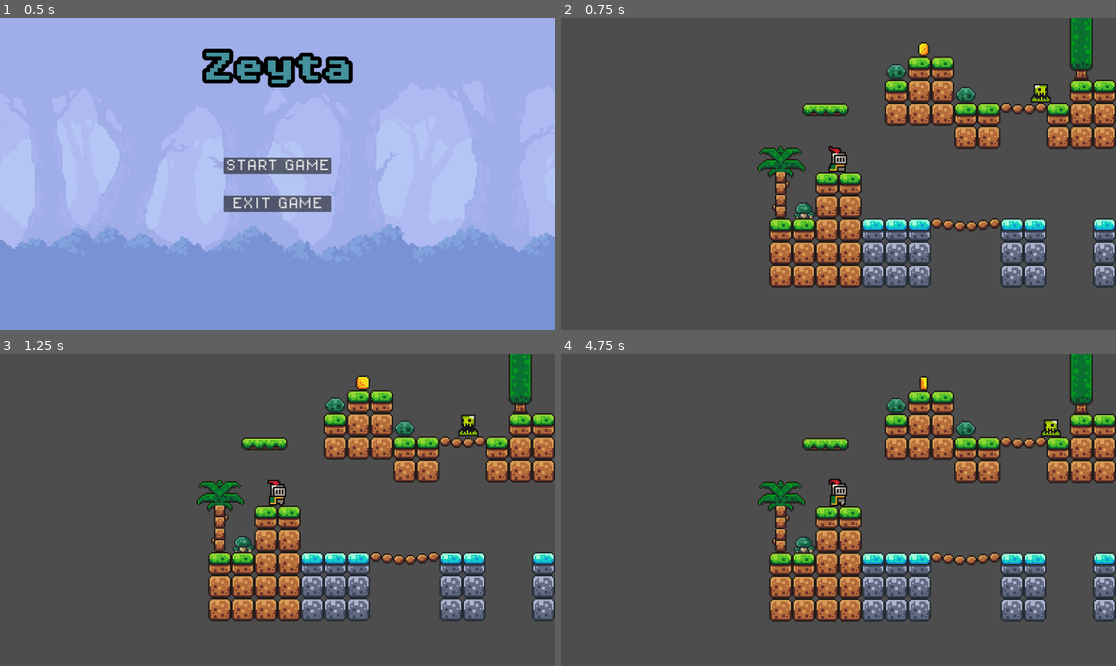
Above: before the commit, frames 1-4 (two rows, left to right).
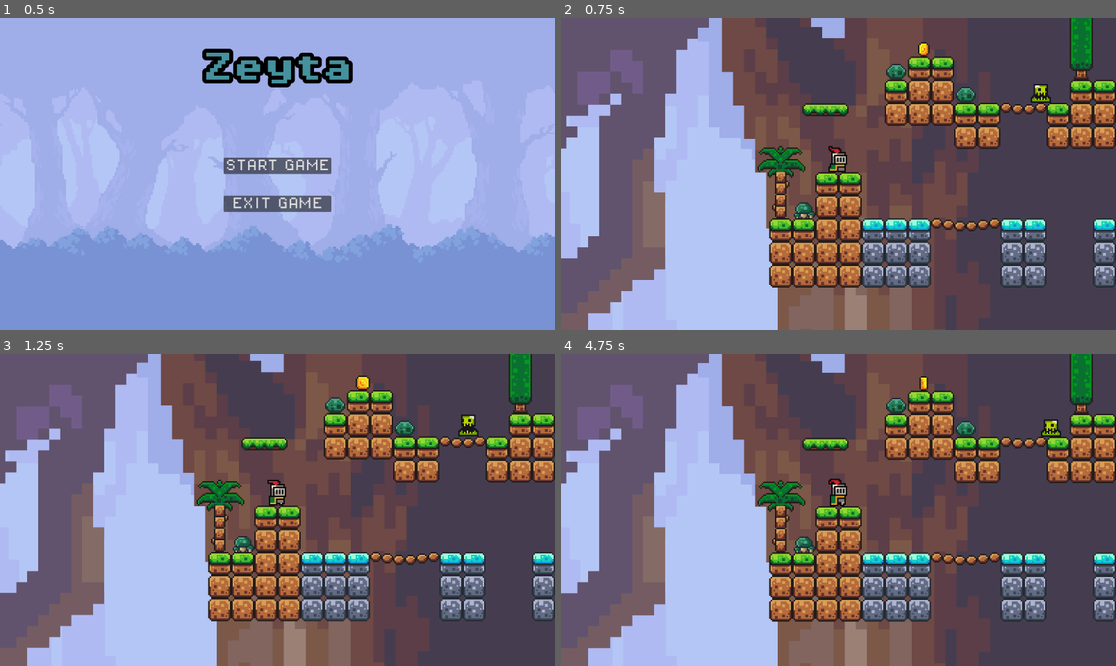
Above: after the commit, the same moments.

Repository: lopez-irv/French-Toast-Mafia
Game: Godot game, scene res://scenes/main_menu/main_menu.tscn
The game is run twice, just before and just after one commit, with the same random seed, the same clock (stepped at 60 frames per second) and the same inputs.
Inputs:
- Up to frame 1 (0.5 s): no input
- Up to frame 2 (0.75 s): click "START GAME" at 0.5 s
- Up to frame 3 (1.25 s): no input
- Up to frame 4 (4.75 s): tap Enter (ui_accept) at 1.25, 1.52, 2.27, 3.77 s; hold Right (ui_right) 1.28-2.78 s; hold Left (ui_left) 2.78-3.53 s; hold Right (ui_right) 3.53-4.25 s; click "RESTART GAME" at 4.25 s

Frame 1 is identical in both runs. In frame 2, 49% of the frame differs, in the area x 0-74%, y 0-100%; in frame 3, 49%; in frame 4, 49%.

Commit message:
added generic fantasy background music, added in-game background

Diff:
--- a/frenchtoastmafia/scenes/brownPlatform.tscn
+++ b/frenchtoastmafia/scenes/brownPlatform.tscn
@@ -1,6 +1,6 @@
 [gd_scene load_steps=3 format=3 uid="uid://bmbscqwlua2y4"]
 
-[ext_resource type="Texture2D" uid="uid://b8dc3bmrly8cy" path="res://assests/sprites/platforms.png" id="1_474jp"]
+[ext_resource type="Texture2D" uid="uid://b8dc3bmrly8cy" path="res://assets/sprites/platforms.png" id="1_474jp"]
 
 [sub_resource type="RectangleShape2D" id="RectangleShape2D_7drnu"]
 size = Vector2(32, 8)
--- a/frenchtoastmafia/scenes/game.tscn
+++ b/frenchtoastmafia/scenes/game.tscn
@@ -6,6 +6,10 @@
 [ext_resource type="PackedScene" uid="uid://cuuw0dg1lhj6c" path="res://scenes/coin.tscn" id="4_affm7"]
 [ext_resource type="PackedScene" uid="uid://bwkoodbj4wv5l" path="res://scenes/slime.tscn" id="5_pt8g3"]
 [ext_resource type="PackedScene" uid="uid://bp2sn3owdek5b" path="res://scenes/killzone.tscn" id="6_n6sfx"]
+[ext_resource type="AudioStream" uid="uid://cgds5wjvg3so1" path="res://assets/music/Vindsvept CC 4.0 License.wav" id="7_lglbo"]
+[ext_resource type="Texture2D" uid="uid://dogxsxnvmd66w" path="res://assets/backgrounds/background_layer_1.png" id="8_ybwu0"]
+[ext_resource type="Texture2D" uid="uid://dx8tlnk4g2lhw" path="res://assets/backgrounds/background_layer_2.png" id="9_vx7va"]
+[ext_resource type="Texture2D" uid="uid://dyv43iwgq6gko" path="res://assets/backgrounds/background_layer_3.png" id="10_dlu7f"]
 
 [sub_resource type="TileSetAtlasSource" id="TileSetAtlasSource_btumb"]
 texture = ExtResource("2_c0vy0")
@@ -217,3 +221,33 @@
 [node name="CollisionShape2D" type="CollisionShape2D" parent="killzone"]
 shape = SubResource("WorldBoundaryShape2D_g5cgu")
 metadata/_edit_group_ = true
+
+[node name="AudioStreamPlayer2D" type="AudioStreamPlayer2D" parent="."]
+stream = ExtResource("7_lglbo")
+volume_db = -5.047
+autoplay = true
+
+[node name="ParallaxBackground" type="ParallaxBackground" parent="."]
+
+[node name="ParallaxLayer (far)" type="ParallaxLayer" parent="ParallaxBackground"]
+motion_scale = Vector2(0.1, 0.1)
+
+[node name="Sprite2D" type="Sprite2D" parent="ParallaxBackground/ParallaxLayer (far)"]
+position = Vector2(853.778, 280)
+scale = Vector2(7.41111, 7.41111)
+texture = ExtResource("8_ybwu0")
+
+[node name="ParallaxLayer (med)" type="ParallaxLayer" parent="ParallaxBackground"]
+motion_scale = Vector2(0.5, 0.5)
+
+[node name="Sprite2D" type="Sprite2D" parent="ParallaxBackground/ParallaxLayer (med)"]
+position = Vector2(522.778, 158.5)
+scale = Vector2(7.59444, 7.59444)
+texture = ExtResource("9_vx7va")
+
+[node name="ParallaxLayer (close)" type="ParallaxLayer" parent="ParallaxBackground"]
+
+[node name="Sprite2D" type="Sprite2D" parent="ParallaxBackground/ParallaxLayer (close)"]
+position = Vector2(275.111, -69.375)
+scale = Vector2(7.7375, 7.7375)
+texture = ExtResource("10_dlu7f")
--- a/frenchtoastmafia/scenes/game_over.tscn
+++ b/frenchtoastmafia/scenes/game_over.tscn
@@ -1,7 +1,7 @@
 [gd_scene load_steps=5 format=3 uid="uid://cqqccuqd0degi"]
 
 [ext_resource type="FontFile" uid="uid://c4r3gwdlp5ncn" path="res://assets/fonts/PixelOperator8-Bold.ttf" id="1_558bb"]
-[ext_resource type="FontFile" uid="uid://blceg55b1cgev" path="res://assests/fonts/PixelOperator8.ttf" id="2_boamd"]
+[ext_resource type="FontFile" uid="uid://blceg55b1cgev" path="res://assets/fonts/PixelOperator8.ttf" id="2_boamd"]
 [ext_resource type="Script" path="res://scenes/start_button.gd" id="3_lvseg"]
 [ext_resource type="Script" path="res://scenes/main_menu/exit_button.gd" id="4_70m0d"]
 
--- a/frenchtoastmafia/scenes/main_menu/main_menu.tscn
+++ b/frenchtoastmafia/scenes/main_menu/main_menu.tscn
@@ -3,7 +3,7 @@
 [ext_resource type="Texture2D" uid="uid://dogxsxnvmd66w" path="res://assets/backgrounds/background_layer_1.png" id="1_rkbhb"]
 [ext_resource type="Script" path="res://scenes/main_menu/main_menu.gd" id="1_udoj2"]
 [ext_resource type="FontFile" uid="uid://c4r3gwdlp5ncn" path="res://assets/fonts/PixelOperator8-Bold.ttf" id="2_85jrc"]
-[ext_resource type="FontFile" uid="uid://blceg55b1cgev" path="res://assests/fonts/PixelOperator8.ttf" id="3_bkv8m"]
+[ext_resource type="FontFile" uid="uid://blceg55b1cgev" path="res://assets/fonts/PixelOperator8.ttf" id="3_bkv8m"]
 [ext_resource type="Script" path="res://scenes/main_menu/exit_button.gd" id="5_tl7qf"]
 [ext_resource type="Script" path="res://scenes/start_button.gd" id="5_v2jj8"]
 
Not shown, added: frenchtoastmafia/assets/music/Vindsvept CC 4.0 License.wav.import
Not shown: 1 places in frenchtoastmafia/scenes/game.tscn that only renumber resources
Not shown, added: frenchtoastmafia/assets/music/Vindsvept CC 4.0 License.wav
